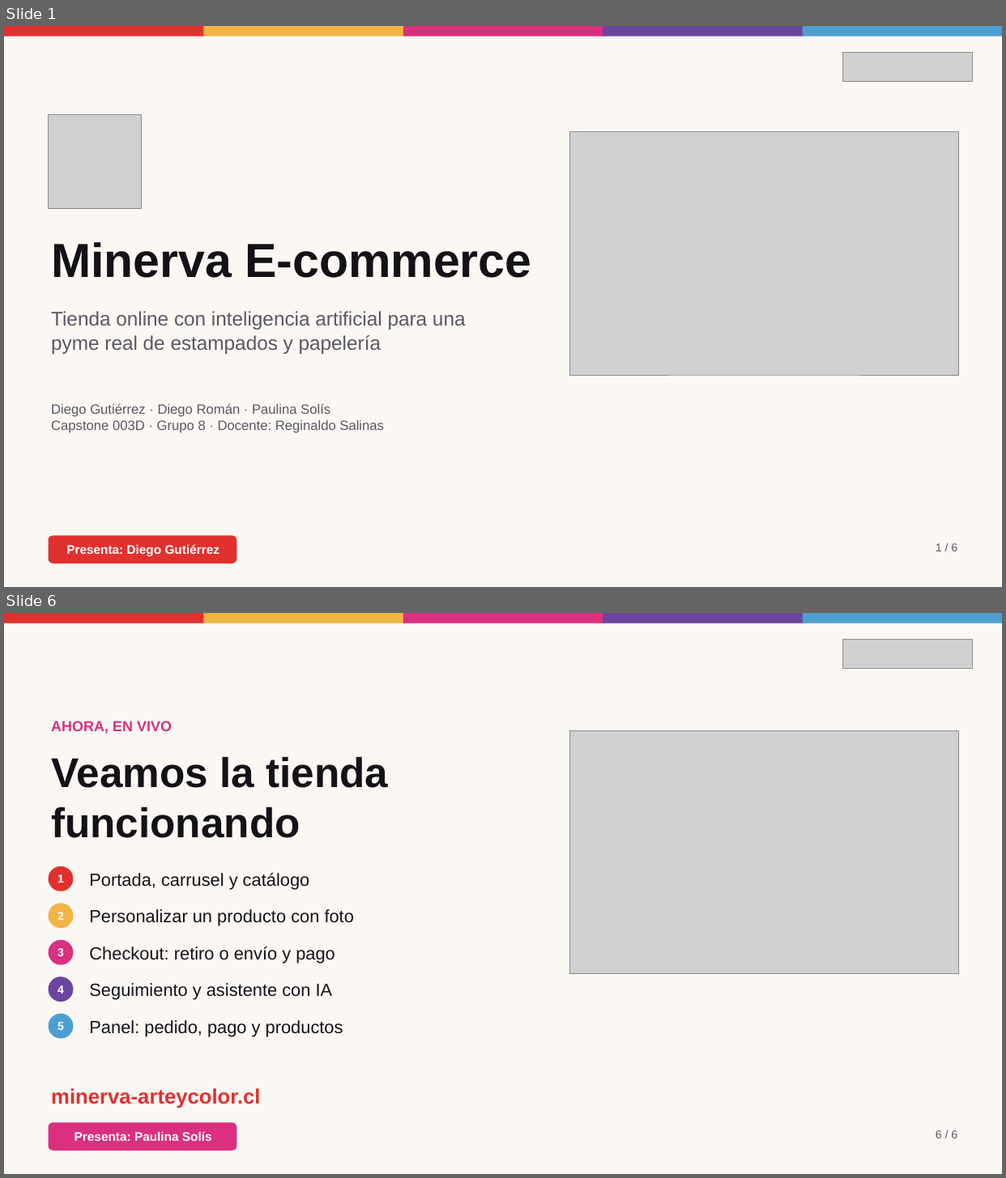
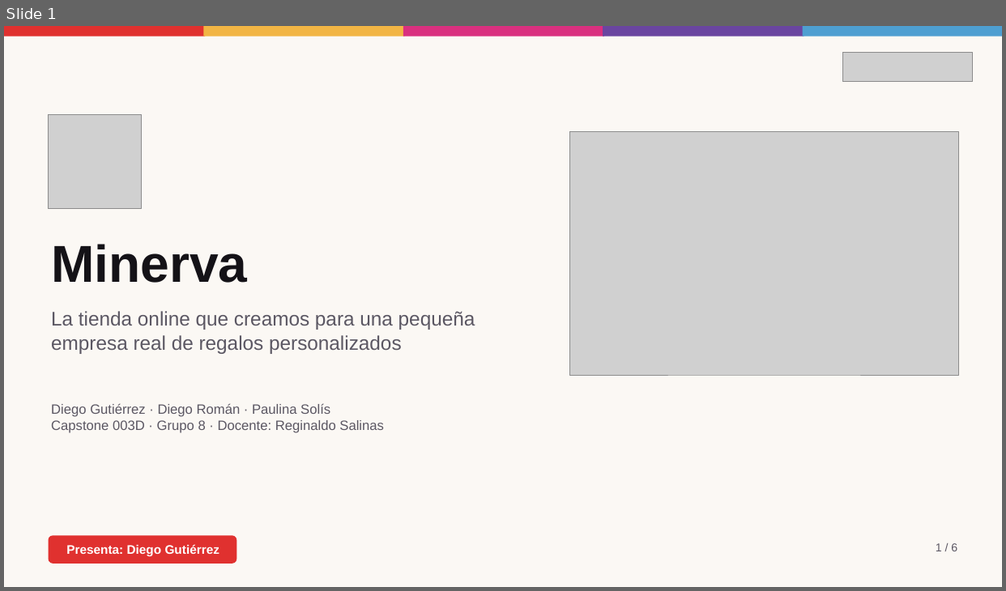
Before and after one commit to Gutixd/2026_2_MA_CAPSOTONE_003D_GRUPO_08, a slide deck: Fase 3/Evidencias Grupales/Presentacion Fase 3 - Minerva (2 min).pptx. Shown one above the other, each under a label of ours: slides 1 and 6 before the commit, slide 1 after it; the slides between them are not shown. The pictures are 1006x1178 and 1006x591 pixels, drawn with LibreOffice and Linux fonts; fonts in the diff are those of the drawing; grey boxes stand for pictures. Boxes give left, top, right and bottom in pixels: in the first picture for what was removed or moved away, otherwise in the second. Text is boxed around its words. In the diff, an @@ line names an element or a change of style, - is before the commit and + after.

```diff
--- a/Fase 3/Evidencias Grupales/Presentacion Fase 3 - Minerva (2 min).pptx
+++ b/Fase 3/Evidencias Grupales/Presentacion Fase 3 - Minerva (2 min).pptx
@@ slide 6 removed at (4,613,1002,1174), background #FBF8F4 @@
@@ rectangle removed at (4,613,206,624) @@
@@ rectangle removed at (204,613,405,624) @@
@@ rectangle removed at (403,613,604,624) @@
@@ rectangle removed at (603,613,804,624) @@
@@ rectangle removed at (803,613,1002,624) @@
@@ picture removed at (843,639,973,668) @@
@@ text removed at (51,721,172,734) @@
-AHORA, EN VIVO
@@ picture removed at (570,730,959,973) @@
@@ text removed at (51,756,388,838) @@
-Veamos la tienda funcionando
@@ ellipse removed at (49,867,73,892) @@
-1
@@ text removed at (89,873,310,890) @@
-Portada, carrusel y catálogo
@@ ellipse removed at (49,904,73,928) @@
-2
@@ text removed at (89,909,354,926) @@
-Personalizar un producto con foto
@@ ellipse removed at (49,940,73,965) @@
-3
@@ text removed at (89,947,335,964) @@
-Checkout: retiro o envío y pago
@@ ellipse removed at (49,977,73,1002) @@
-4
@@ text removed at (89,983,333,1000) @@
-Seguimiento y asistente con IA
@@ ellipse removed at (49,1013,73,1038) @@
-5
@@ text removed at (89,1020,343,1037) @@
-Panel: pedido, pago y productos
@@ text removed at (51,1088,260,1109) @@
-minerva-arteycolor.cl
@@ rounded rectangle removed at (49,1122,236,1151) @@
-Presenta: Paulina Solís
@@ text removed at (936,1131,957,1139) @@
-6 / 6
@@ slide 1 changed as well @@
@@ text at (51,244,247,283): text changed; size 46 to 50 pt @@
-Minerva E-commerce
+Minerva
@@ text at (51,311,475,354): text changed @@
-Tienda online con inteligencia artificial para una pyme real de estampados y papelería
+La tienda online que creamos para una pequeña empresa real de regalos personalizados
```
Also in this commit, not shown: 5 slides added, 4 other slides removed.
